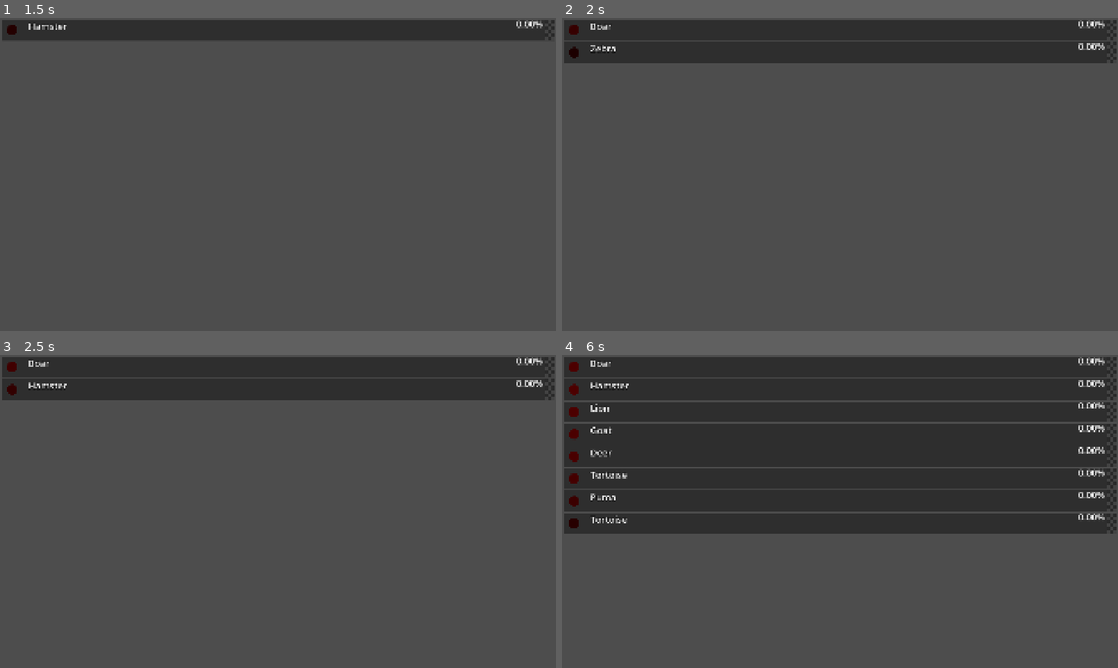
Above: before the commit, frames 1-4 (two rows, left to right).
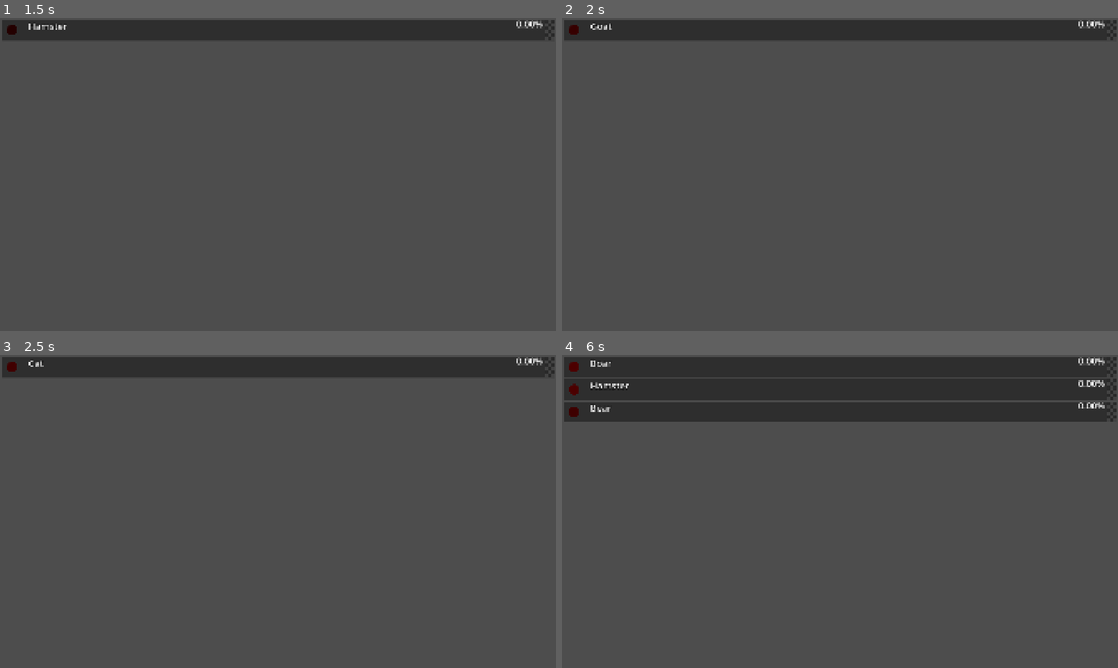
Above: after the commit, the same moments.

Repository: TheGoldenWombat/GoatPicker
Game: Godot game, scene res://hud/menu_controller.tscn
Two runs of this game, one before a commit and one after it. Both use one fixed random seed, a clock stepped at 60 frames per second and the inputs below. Sound files missing from this copy of the repository are replaced by a short silence.
Inputs:
- Up to frame 1 (1.5 s): click "Setup Race" at 0.5 s; click "Start Race" at 1.25 s
- Up to frame 2 (2 s): no input
- Up to frame 3 (2.5 s): no input
- Up to frame 4 (6 s): no input

Frame 1 is identical in both runs. In frame 2, 6.8% of the frame differs, in the area x 0-100%, y 1-15%; in frame 3, 6.8%; in frame 4, 33%, in the area x 0-100%, y 15-58%.

Commit message:
Added projectile initial boost and tweaked crosshair

Diff:
--- a/hud/race_scene.gd
+++ b/hud/race_scene.gd
@@ -42,7 +42,7 @@
 var racing: bool = false
 var medal_delay: bool = true
 
-var debug: bool = true
+var debug: bool = false
 
 # TOGGLES
 var combos_enabled: bool = false
--- a/projectile.gd
+++ b/projectile.gd
@@ -7,8 +7,10 @@
 var target_racer: Racer
 var target: Area2D
 
-var max_speed: float = 350.00
-var drag_factor: float = 0.04
+var max_speed: float = 300.00
+var boost_multiplier: float = 4.0
+var current_speed: float
+var drag_factor: float = 0.11
 var current_velocity: Vector2 = Vector2.ZERO
 
 var projectile_type: int
@@ -21,6 +23,7 @@
 	projectile_type = randi_range(1, NUM_TYPES)
 	target_racer.show_crosshair()
 	set_projectile_color()
+
 
 func set_projectile_color() -> void:
 	match projectile_type:
@@ -36,17 +39,20 @@
 
 # Called when the node enters the scene tree for the first time.
 func _ready() -> void:
-	current_velocity = max_speed * Vector2.RIGHT.rotated(rotation)
+	current_speed = max_speed * boost_multiplier # Initial boost
+	current_velocity = current_speed * Vector2.RIGHT.rotated(rotation)
 
 # Called every frame. 'delta' is the elapsed time since the previous frame.
 func _physics_process(delta: float) -> void:
+	# Lerp down initial speed boost
+	if current_speed > max_speed:
+		current_speed = lerp(current_speed, max_speed, 0.7)
+
+	# Move projectile toward target
 	var direction: Vector2 = global_position.direction_to(target.global_position)
-
-	var desired_velocity: Vector2 = direction * max_speed
+	var desired_velocity: Vector2 = direction * current_speed
 	var change: Vector2 = (desired_velocity - current_velocity) * drag_factor
-
 	current_velocity += change
-
 	position += current_velocity * delta
 	look_at(global_position + current_velocity)
 
--- a/racer.gd
+++ b/racer.gd
@@ -54,10 +54,10 @@
 @export_range(0.0, 20.0, 0.5) var time_scale: float = 1.0
 
 ## Minimum time between rolls
-@export var timer_min: float = 1.5
+@export var timer_min: float = 1.0
 
 ## Maximum time between rolls
-@export var timer_max: float = 6.0
+@export var timer_max: float = 4.0
 
 
 @export_group("Attacks")
@@ -179,9 +179,10 @@
 	target_crosshair.scale = Vector2.ONE * 15.0
 	target_crosshair.show()
 	tween.set_parallel(true)
-	tween.tween_property(target_crosshair, "scale", Vector2.ONE * 0.8, 0.5)
+	tween.tween_property(target_crosshair, "scale", Vector2.ONE * 0.75, 0.5)
 	tween.tween_property(target_crosshair, "rotation_degrees", 90, 0.5)
 	tween.set_parallel(false)
+	tween.tween_property(target_crosshair, "scale", Vector2.ONE * 1.1, 0.1)
 	tween.tween_property(target_crosshair, "scale", Vector2.ONE, 0.1)
 
 
@@ -190,7 +191,7 @@
 		print("attack from:" + str(choice))
 		await get_tree().create_timer(0.25).timeout
 		var target_array: Array[Racer] = get_target_array()
-		if !target_array.is_empty():
+		if !target_array.is_empty() && racing:
 			var projectile: Projectile = projectile_scene.instantiate()
 			projectile.init_projectile(target_array.pick_random())
 			projectile.position = roll_indicator.position
@@ -368,6 +369,7 @@
 	update_line()
 
 func end_race() -> void:
+	racing = false
 	current_roll = 0
 	roll_str = get_roll_str()
 	roll_indicator.set_roll_strength(roll_str)
@@ -377,7 +379,6 @@
 	combo_controller.current_combo = 0
 	combo_controller.reset_combo()
 	target_crosshair.hide()
-	racing = false
 	roll_timer.stop()
 	update_line()
 
--- a/racer.tscn
+++ b/racer.tscn
@@ -34,8 +34,6 @@
 offset_bottom = 72.0
 size_flags_horizontal = 3
 script = ExtResource("1_aicwh")
-timer_min = 0.25
-timer_max = 0.8
 rect = NodePath("ColorRect")
 line = NodePath("ColorRect/Line")
 line_grad = NodePath("ColorRect/Line/LineGradient")
